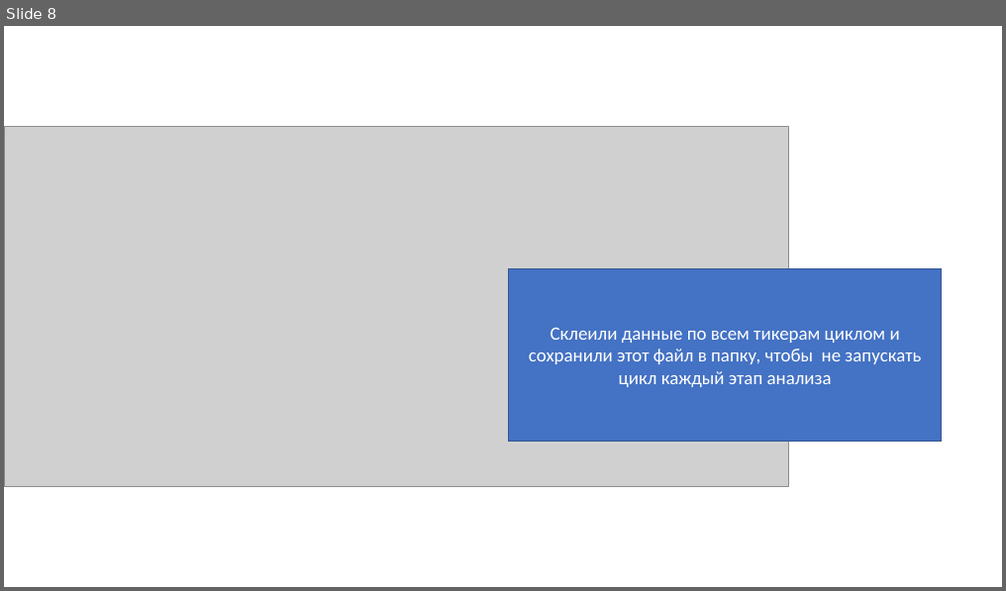
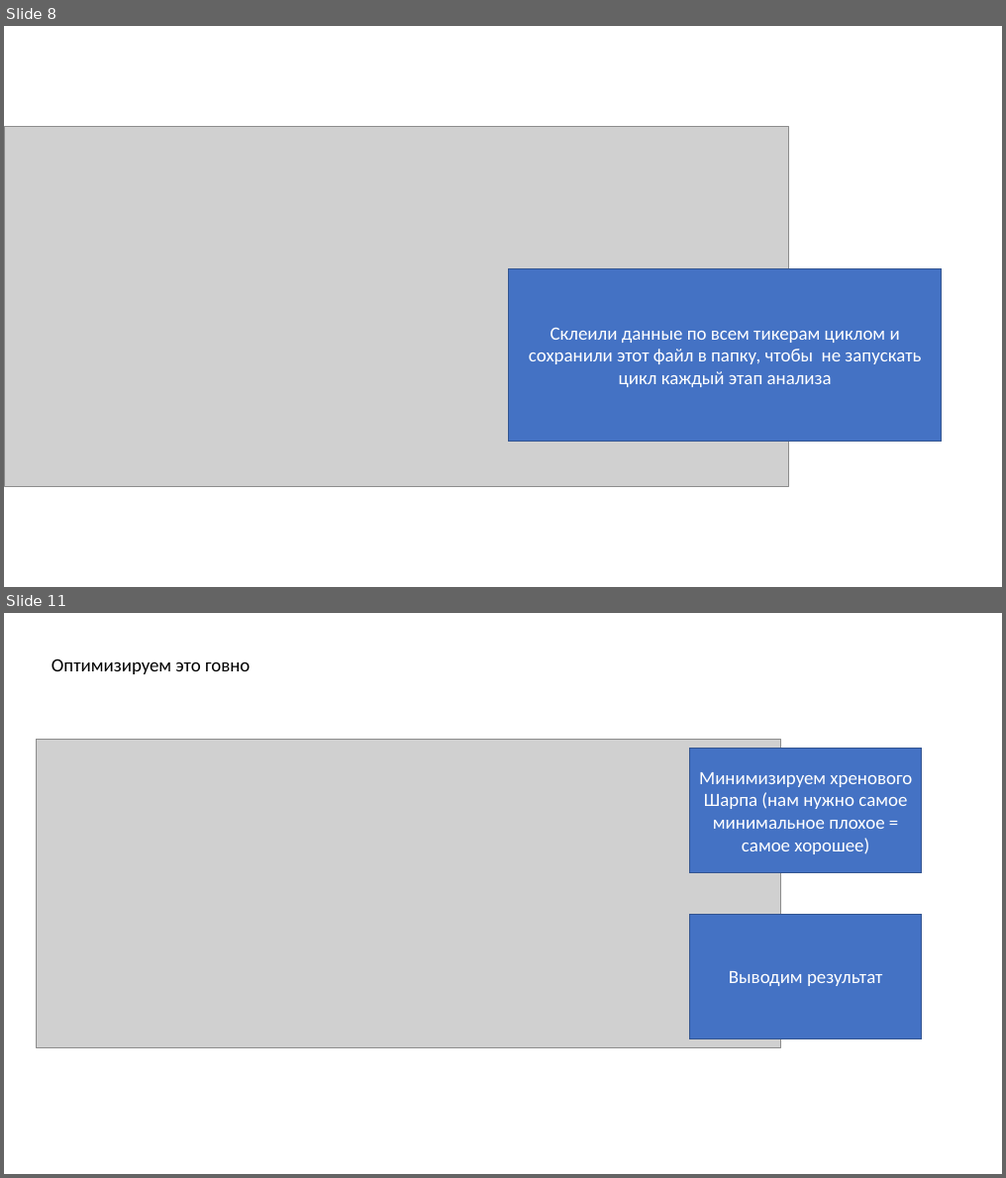
Before and after one commit to zarzir2022/sharp-research, a slide deck: PortfolioOptimum/Портфельный анализ.pptx. Shown one above the other, each under a label of ours: slide 8 before the commit, slides 8 and 11 after it; the slides between them are not shown. The pictures are 1006x591 and 1006x1178 pixels, drawn with LibreOffice and Linux fonts; fonts in the diff are those of the drawing; grey boxes stand for pictures. Boxes give left, top, right and bottom in pixels: in the first picture for what was removed or moved away, otherwise in the second. Text is boxed around its words. In the diff, an @@ line names an element or a change of style, - is before the commit and + after.

```diff
--- a/PortfolioOptimum/Портфельный анализ.pptx
+++ b/PortfolioOptimum/Портфельный анализ.pptx
@@ slide 11 added at (4, 613, 1002, 1174), background #FFFFFF @@
@@ text added at (52, 659, 250, 674), 18 pt, text #000000 @@
+Оптимизируем это говно
@@ picture added at (37, 739, 780, 1048) @@
@@ rectangle added at (690, 748, 921, 872), fill #4472C4, outline #325491 1 pt, 18 pt, text #FFFFFF @@
+Минимизируем хренового Шарпа (нам нужно самое минимальное плохое = самое хорошее)
@@ rectangle added at (690, 915, 921, 1040), fill #4472C4, outline #325491 1 pt, 18 pt, text #FFFFFF @@
+Выводим результат
```
Also in this commit, not shown: 1 slide changed, 7 other slides added, 1 slide removed, 2 other files.
